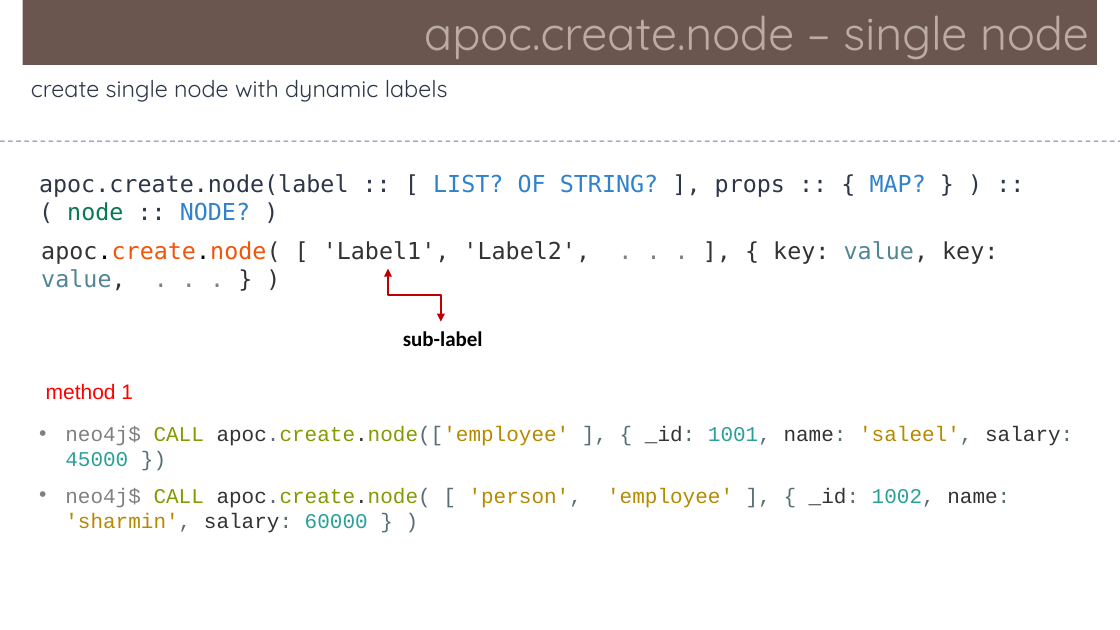
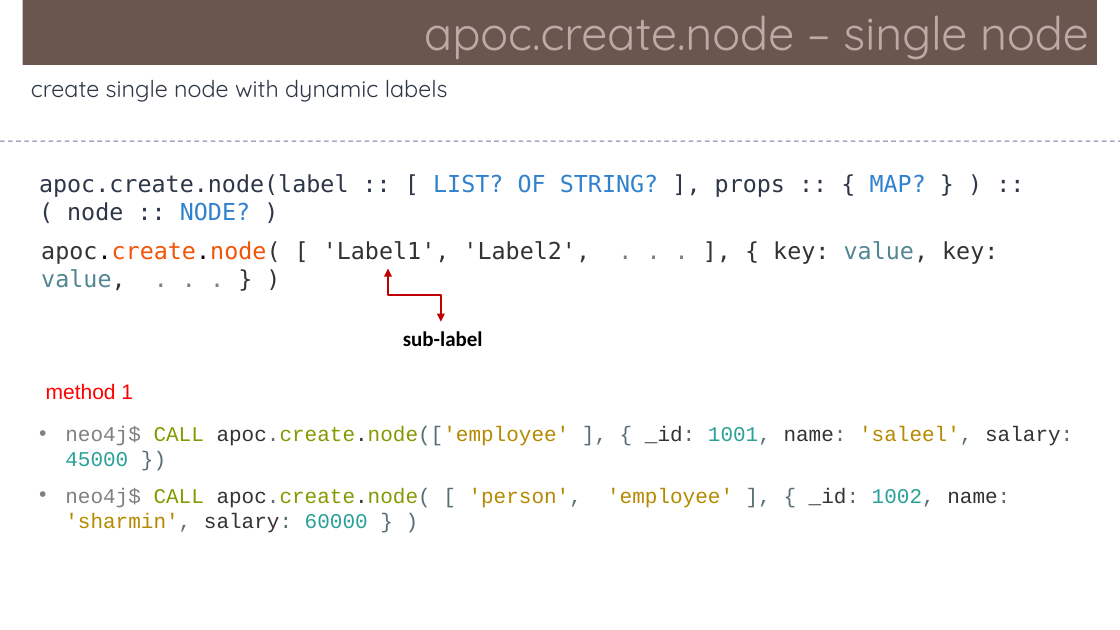
Before and after one commit to Saleel-Bagde/PPT-s, a slide deck: slide 38 of Neo4j.pptx (slide 37 before the commit). Drawn at 1120x630 pixels with LibreOffice and Linux fonts; fonts in the diff are those of the drawing. Boxes give left, top, right and bottom in pixels: in the first picture for what was removed or moved away, otherwise in the second. Text is boxed around its words. In the diff, an @@ line names an element or a change of style, - is before the commit and + after.

```diff
--- a/Neo4j.pptx
+++ b/Neo4j.pptx
@@ text "apoc.create.node(label :: [ LIST? OF ..." at bbox=[39, 174, 926, 221]: text colour #087851 to #2D3748 in "node" @@
```
Also in this commit, not shown: 4 other slides changed, 5 slides added.
